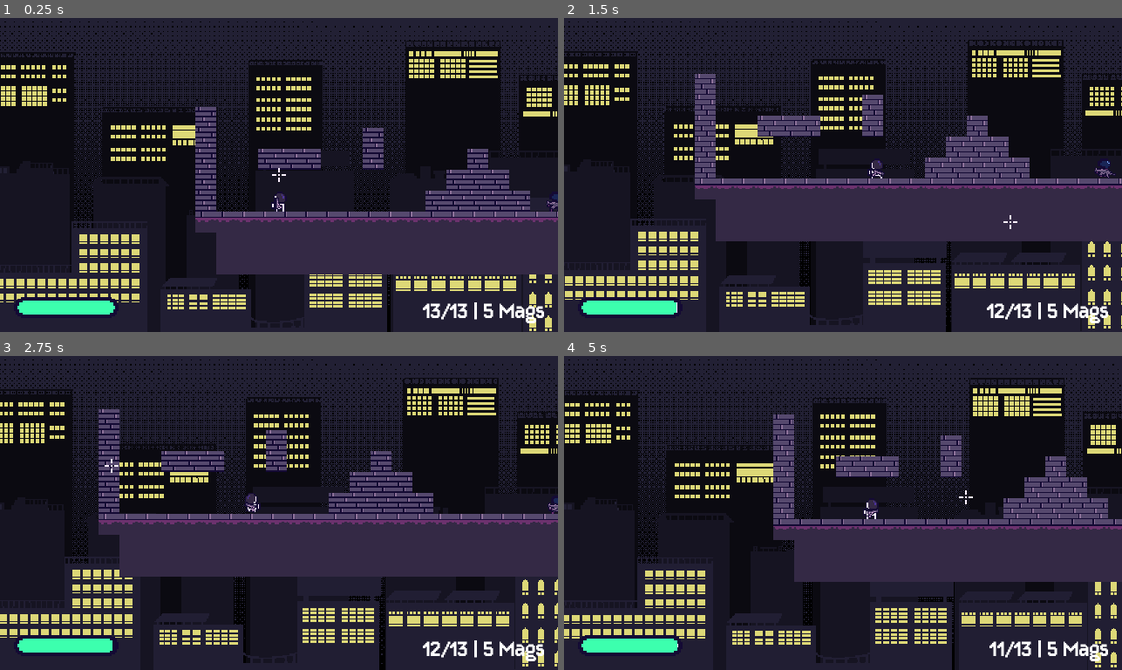
Above: before the commit, frames 1-4 (two rows, left to right).
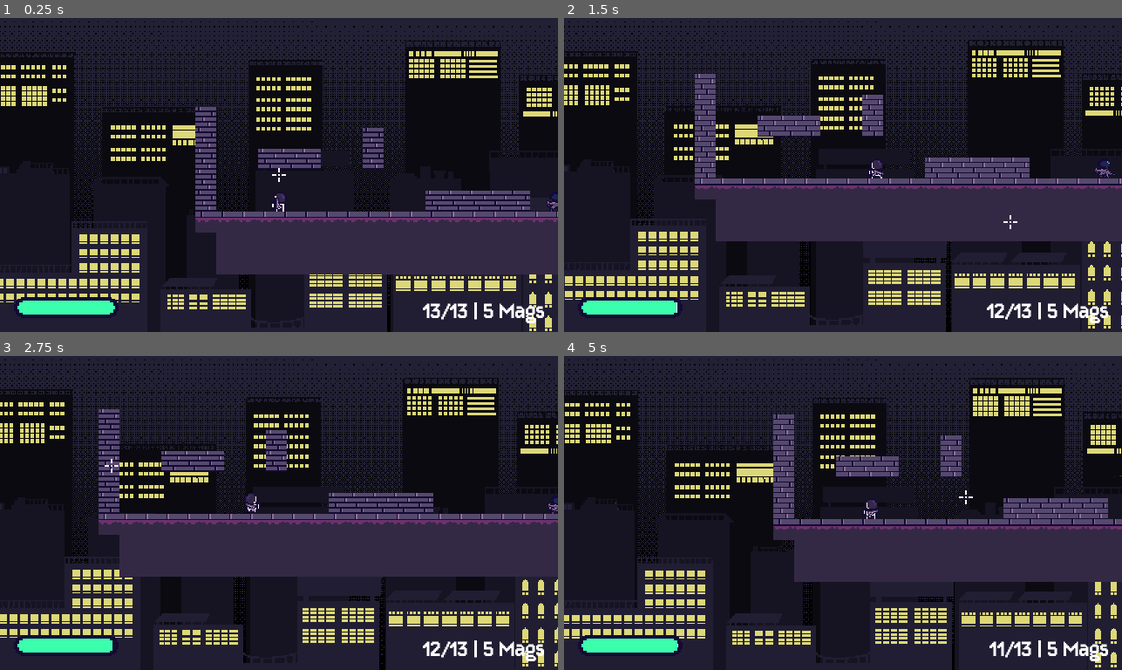
Above: after the commit, the same moments.

Repository: kyteidev/rogueshot
Game: Godot game, scene res://scenes/game_debug.tscn
Same seed, same stepped clock (60 frames per second), same inputs: the game is played once before the commit and once after it.
Inputs (mouse positions are in pixels of both pictures, inside the frame that each line leads up to):
- Up to frame 1 (0.25 s): no input
- Up to frame 2 (1.5 s): move the mouse to (815, 237) at 0.52 s; press the mouse at (815, 237) at 0.53 s; hold D (player_right) from 0.53 s (still down); tap W (player_jump) at 0.77 s; move the mouse to (1010, 222) at 1.27 s; release the mouse at (1010, 222) at 1.28 s; tap Shift (player_sprint) at 1.35 s
- Up to frame 3 (2.75 s): tap W (player_jump) at 1.52 s; move the mouse to (111, 465) at 2.02 s; release D (player_right) at 2.03 s; hold A (player_left) from 2.03 s (still down); tap 1 (weapon_1) at 2.1 s
- Up to frame 4 (5 s): move the mouse to (870, 513) at 2.77 s; tap 2 (weapon_2) at 2.85 s; tap W (player_jump) at 3.02, 3.77, 4.52 s; move the mouse to (759, 434) at 3.52 s; tap Q (weapon_cycle) at 3.6 s; move the mouse to (965, 497) at 4.27 s; release A (player_left) at 4.28 s; hold D (player_right) from 4.28 s (still down); click (965, 497) at 4.35 s

The runs differ from the first frame. In frame 1, 0.9% of the frame differs, in the area x 80-92%, y 41-55%; in frame 2, 1.0%, in the area x 68-80%, y 31-45%; in frame 3, 0.8%; in frame 4, 1.0%.

Commit message:
make enemy raise weapon when investigating, alert, or chasing

Diff:
--- a/scenes/game_debug.tscn
+++ b/scenes/game_debug.tscn
@@ -45,7 +45,7 @@
 [node name="TileMap" type="TileMap" parent="." unique_id=768231789]
 tile_set = SubResource("TileSet_nxcxh")
 format = 2
-layer_0/tile_data = PackedInt32Array(65534, 0, 0, 65535, 0,  …(1666 unchanged characters)…  0, -65529, 262144, 0, -65525, 262144, 0, -131062, 262144, 0, -131063, 262144, 0, -131064, 262144, 0, -196599, 262144, 0)
+layer_0/tile_data = PackedInt32Array(65534, 0, 0, 65535, 0,  …(1666 unchanged characters)…  0, -65529, 262144, 0, -65525, 262144, 0)
 
 [node name="CrosshairCanvas" parent="." unique_id=1451679454 groups=["crosshair"] instance=ExtResource("4_8285f")]
 visible = false
--- a/scripts/enemy.gd
+++ b/scripts/enemy.gd
@@ -66,6 +66,7 @@
 var in_los = false
 
 var kick_offset = 0.0
+var desired_weapon_rotation = deg_to_rad(PATROL_WEAPON_TILT)
 
 # index 0: question mark, index 1: exclamation mark
 var status_icons = [preload("res://assets/sprites/icons/question mark.png"), preload("res://assets/sprites/icons/exclamation mark.png")]
@@ -105,12 +106,15 @@
 
 	_check_awareness()
 
+	# rotate weapon smoothly
+	weapon.rotation = lerp_angle(weapon.rotation, desired_weapon_rotation, 1.0 - exp(-WEAPON_ROTATION_SPEED * delta))
+
 	match state:
 		State.IDLE: _state_idle()
 		State.PATROL: _state_patrol()
 		State.INVESTIGATE: _state_investigate()
 		State.ALERT: _state_alert()
-		State.RETURN: _state_return(delta)
+		State.RETURN: _state_return()
 		State.CHASE: _state_chase()
 		State.SEARCH: _state_search()
 		State.ATTACK: _state_attack(delta)
@@ -250,14 +254,16 @@
 	speed = PATROL_SPEED
 
 	# tilt weapon
-	weapon.rotation = deg_to_rad(PATROL_WEAPON_TILT if direction > 0 else 180.0 - PATROL_WEAPON_TILT)
+	# directly set weapon rotation because when enemy flips direction, weapon should instantly flip too
+	desired_weapon_rotation = deg_to_rad(PATROL_WEAPON_TILT if direction > 0 else 180.0 - PATROL_WEAPON_TILT)
+	weapon.rotation = desired_weapon_rotation
 
 
 func _state_investigate() -> void:
 	if state_timer.is_stopped():
 		# move towards known target position
 		# known target position only updates when it is in detection area
-		var pos_diff = _move_toward(known_target_pos, BASE_SPEED)
+		var pos_diff = _move_toward(known_target_pos, BASE_SPEED, true)
 		if pos_diff == 0:
 			_change_state(State.RETURN)
 
@@ -266,7 +272,7 @@
 	# alert state is same as investigate, but enemy will aggro on detection area entered
 	if state_timer.is_stopped():
 		# enemy is cautious, so slower movement
-		var pos_diff = _move_toward(bullet_origin_pos, PATROL_SPEED)
+		var pos_diff = _move_toward(bullet_origin_pos, PATROL_SPEED, true)
 		if pos_diff == 0:
 			_change_state(State.RETURN)
 			return
@@ -276,11 +282,10 @@
 			is_aggroing = true
 
 
-func _state_return(delta) -> void:
+func _state_return() -> void:
 	if state_timer.is_stopped():
 		# rotate weapon
-		var desired_rotation = deg_to_rad(PATROL_WEAPON_TILT if direction > 0 else 180.0 - PATROL_WEAPON_TILT)
-		weapon.rotation = lerp_angle(weapon.rotation, desired_rotation, 1.0 - exp(-WEAPON_ROTATION_SPEED * delta))
+		desired_weapon_rotation = deg_to_rad(PATROL_WEAPON_TILT if direction > 0 else 180.0 - PATROL_WEAPON_TILT)
 
 		# move toward patrol position
 		var pos_diff = _move_toward(patrol_pos, PATROL_SPEED)
@@ -293,7 +298,7 @@
 
 
 func _state_chase() -> void:
-	var pos_diff = _move_toward(known_target_pos, RUN_SPEED)
+	var pos_diff = _move_toward(known_target_pos, RUN_SPEED, true)
 
 	if is_detecting and in_los:
 		_change_state(State.ATTACK)
@@ -315,8 +320,7 @@
 		return
 
 	# rotate weapon towards target
-	var desired_rotation = (known_target_pos - global_position).angle()
-	weapon.rotation = lerp_angle(weapon.rotation, desired_rotation, 1.0 - exp(-WEAPON_ROTATION_SPEED * delta))
+	desired_weapon_rotation = (known_target_pos - global_position).angle()
 
 	direction = 1 if global_position.x - known_target_pos.x < 0.0 else -1
 	_point_toward(direction)
@@ -392,7 +396,7 @@
 		ammo = MAX_AMMO
 
 
-func _move_toward(pos, move_speed) -> float:
+func _move_toward(pos, move_speed, raise_weapon := false) -> float:
 	var pos_diff = global_position.x - pos.x
 
 	if abs(pos_diff) < 1.0:
@@ -410,6 +414,10 @@
 		velocity.y = JUMP_VELOCITY
 
 	_point_toward(direction)
+
+	# tilt weapon if needed
+	if raise_weapon:
+		desired_weapon_rotation = 0.0 if direction > 0 else PI
 
 	return pos_diff
 
